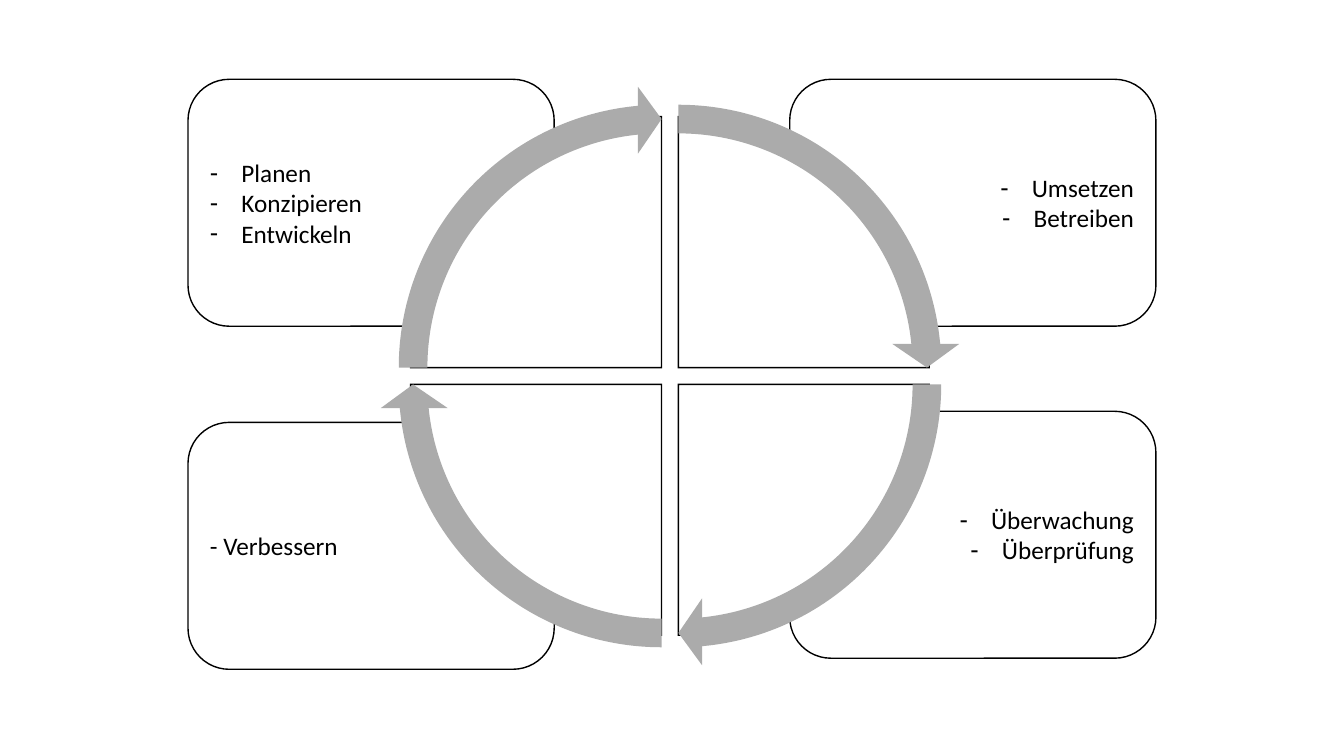
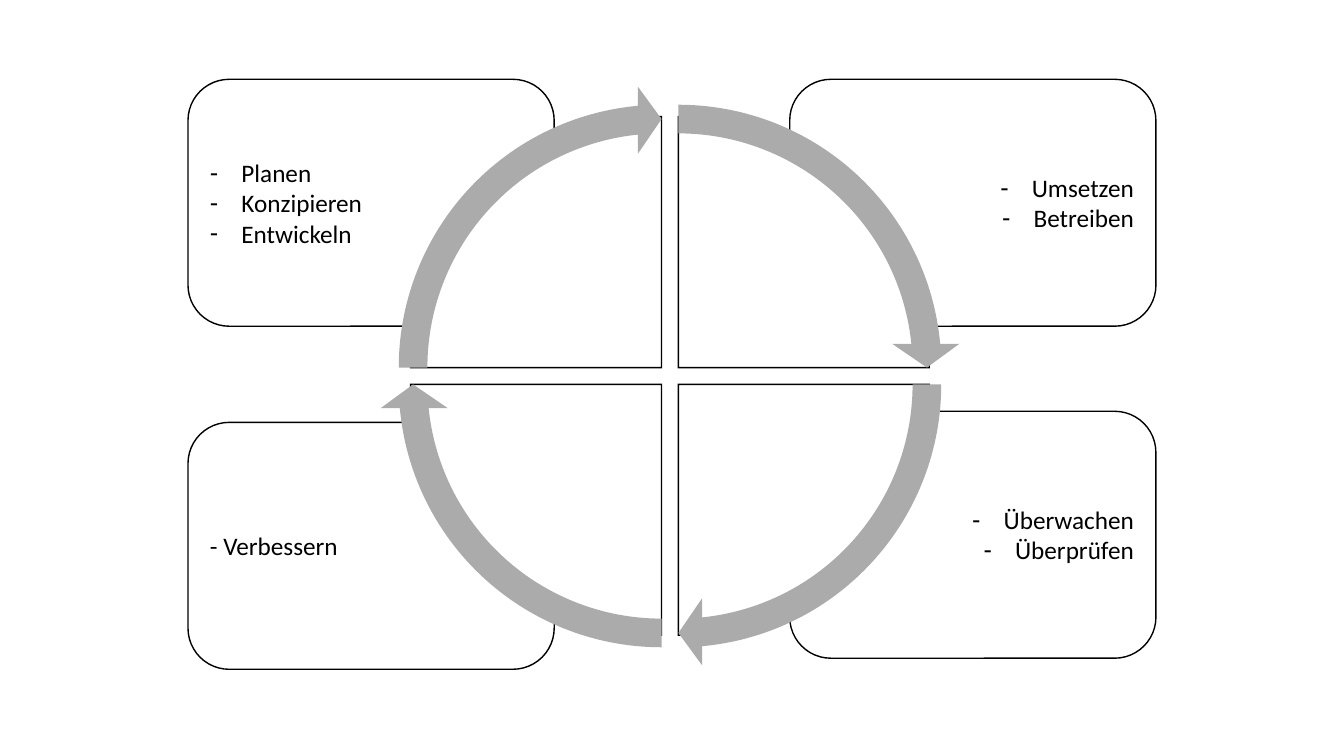
Before and after one commit to pewdsyx/dhbw-templateScientificPaper, a slide deck: slide 1 of img/source vectorgrafics/plandocheckact.pptx. Drawn at 1344x756 pixels with LibreOffice and Linux fonts; fonts in the diff are those of the drawing. Boxes give left, top, right and bottom in pixels: in the first picture for what was removed or moved away, otherwise in the second. Text is boxed around its words. In the diff, an @@ line names an element or a change of style, - is before the commit and + after.

```diff
--- a/img/source vectorgrafics/plandocheckact.pptx
+++ b/img/source vectorgrafics/plandocheckact.pptx
@@ text in rounded rectangle at bbox=[1004, 509, 1134, 563]: text changed @@
-– Überwachung
-– Überprüfung
+– Überwachen
+– Überprüfen
```
Also in this commit, not shown: 10 other files.
